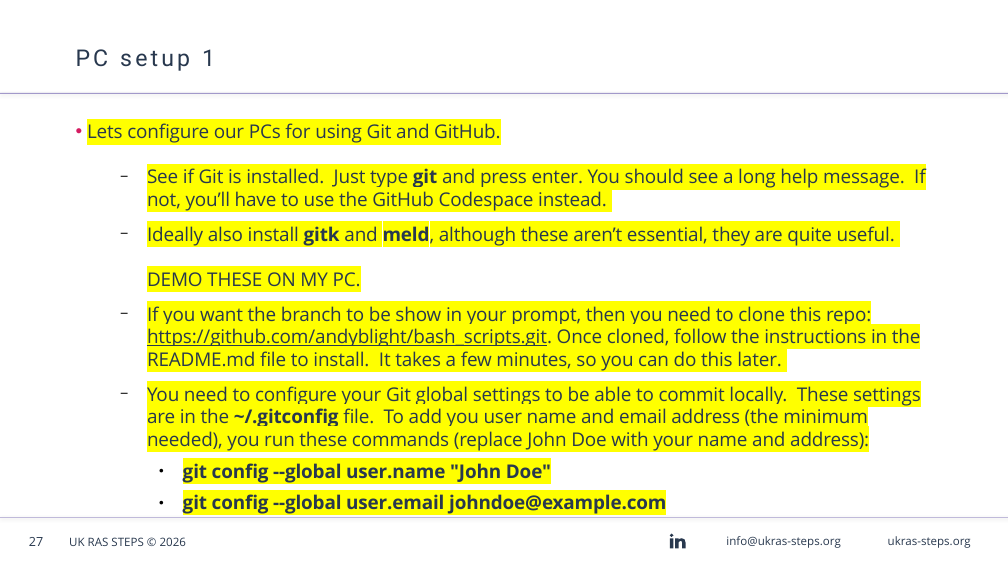
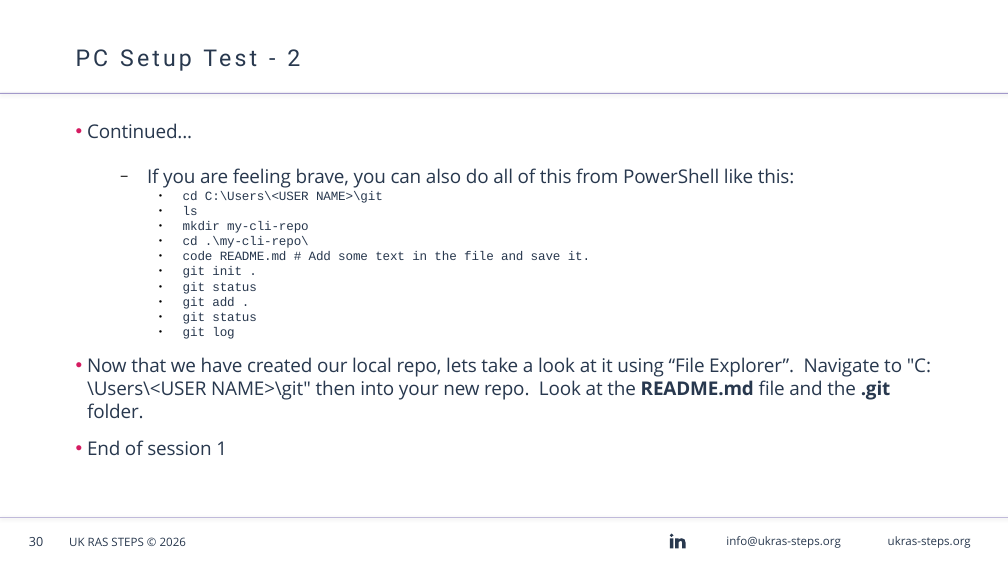
Before and after one commit to AndyBlightLeeds/git-github-workshop, a slide deck: slide 30 of presentation/Git & GitHub Workshop - Windows.odp (slide 27 before the commit). Drawn at 1008x567 pixels with LibreOffice and Linux fonts; fonts in the diff are those of the drawing; background and template pictures are left out. Boxes give left, top, right and bottom in pixels: in the first picture for what was removed or moved away, otherwise in the second. Text is boxed around its words. In the diff, an @@ line names an element or a change of style, - is before the commit and + after.

```diff
--- a/presentation/Git & GitHub Workshop - Windows.odp
+++ b/presentation/Git & GitHub Workshop - Windows.odp
@@ title at (287,49,300,66): text changed @@
-PC setup 1
+PC Setup Test - 2
@@ text at (87,123,931,455): text changed @@
-• Lets configure our PCs for using Git and GitHub.
-  − See if Git is installed. Just type git and press enter. You should see a long help message. If not, you’ll have to use the GitHub Codespace instead.
-  − Ideally also install gitk and meld, although these aren’t essential, they are quite useful.
-    DEMO THESE ON MY PC.
-  − If you want the branch to be show in your prompt, then you need to clone this repo: https://github.com/andyblight/bash_scripts.git. Once cloned, follow the instructions in the README.md file to install. It takes a few minutes, so you can do this later.
-  − You need to configure your Git global settings to be able to commit locally. These settings are in the ~/.gitconfig file. To add you user name and email address (the minimum needed), you run these commands (replace John Doe with your name and address):
-    ● git config --global user.name "John Doe"
-    ● git config --global user.email johndoe@example.com
+• Continued...
+  − If you are feeling brave, you can also do all of this from PowerShell like this:
+    ● cd C:\Users\<USER NAME>\git
+    ● ls
+    ● mkdir my-cli-repo
+    ● cd .\my-cli-repo\
+    ● code README.md # Add some text in the file and save it.
+    ● git init .
+    ● git status
+    ● git add .
+    ● git status
+    ● git log
+• Now that we have created our local repo, lets take a look at it using “File Explorer”. Navigate to "C:\Users\<USER NAME>\git" then into your new repo. Look at the README.md file and the .git folder.
+• End of session 1
@@ page number at (29,537,43,546): text changed @@
-27
+30
```
Also in this commit, not shown: 9 other slides changed, 2 slides added, 1 slide removed, 1 other file.
